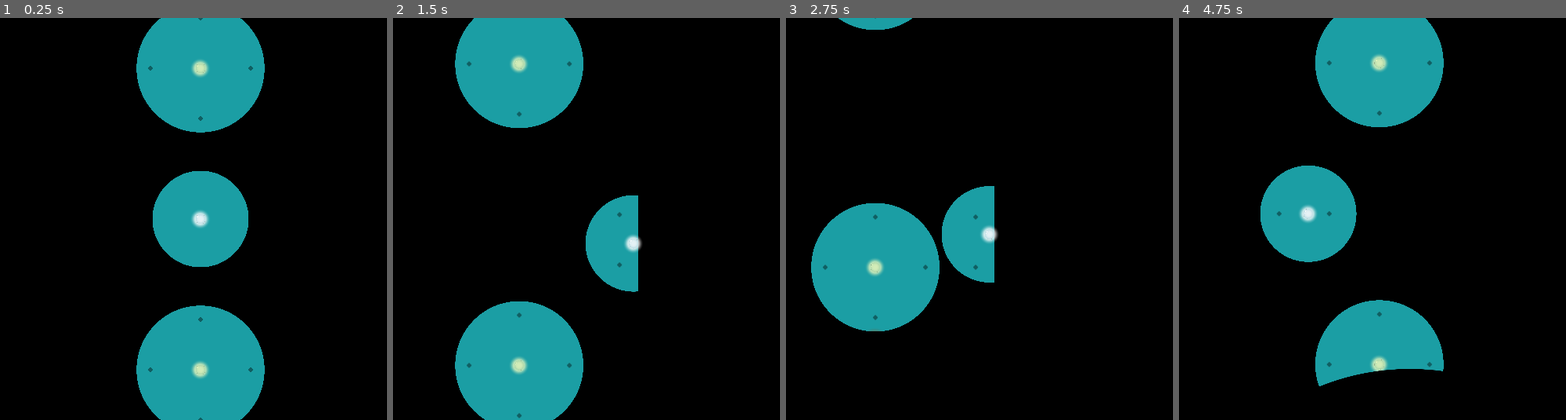
Above: before the commit, frames 1-4 (left to right).
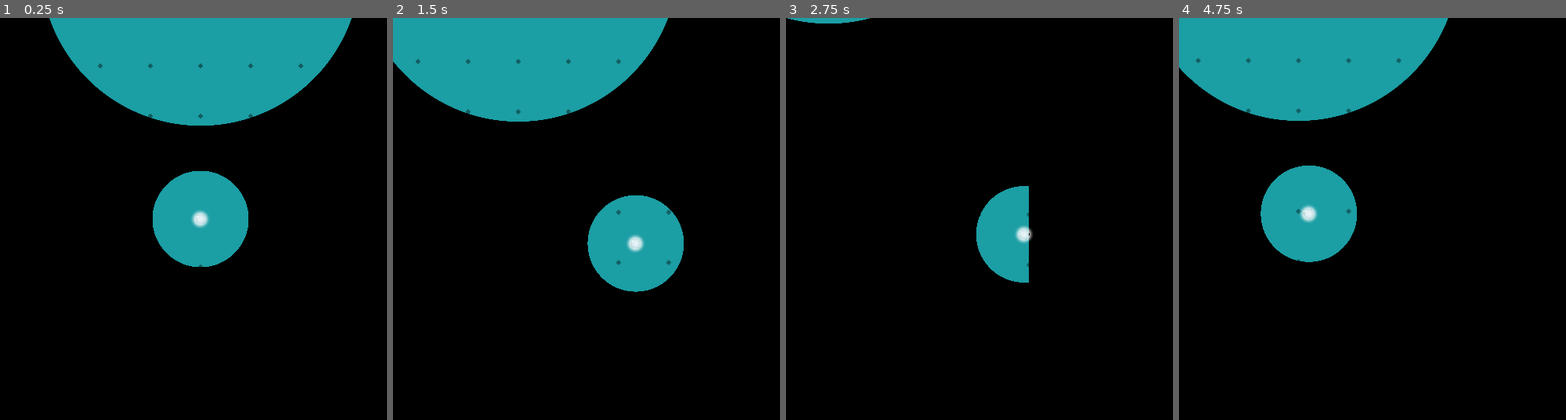
Above: after the commit, the same moments.

Repository: Disablak/Godot-Wild-Jam
Game: Godot game, scene res://Scenes/Main.tscn
Two runs of this game, one before a commit and one after it. Both use one fixed random seed, a clock stepped at 60 frames per second and the inputs below.
Inputs (mouse positions are in pixels of both pictures, inside the frame that each line leads up to):
- Up to frame 1 (0.25 s): no input
- Up to frame 2 (1.5 s): move the mouse to (683, 198) at 0.52 s; hold D (move_right) 0.53-1.28 s; click (683, 198) at 0.67 s; move the mouse to (512, 239) at 1.27 s; hold S (move_down) from 1.28 s (still down)
- Up to frame 3 (2.75 s): move the mouse to (1025, 130) at 2.02 s; release S (move_down) at 2.03 s; hold D (move_right) from 2.03 s (still down)
- Up to frame 4 (4.75 s): move the mouse to (1360, 299) at 2.77 s; release D (move_right) at 2.78 s; hold W (move_up) 2.78-3.53 s; click (1360, 299) at 2.92 s; move the mouse to (1500, 279) at 3.52 s; hold A (move_left) from 3.53 s (still down); move the mouse to (1260, 158) at 4.27 s

The runs differ from the first frame. In frame 1, 16% of the frame differs, in the area x 12-91%, y 0-100%; in frame 2, 18%, in the area x 0-76%, y 0-100%; in frame 3, 13%; in frame 4, 16%.

Commit message:
added level

Diff:
--- a/Scenes/Main.tscn
+++ b/Scenes/Main.tscn
@@ -1,19 +1,18 @@
-[gd_scene load_steps=9 format=2]
+[gd_scene load_steps=8 format=2]
 
-[ext_resource path="res://Scenes/levels/Level1.tscn" type="PackedScene" id=1]
+[ext_resource path="res://Scenes/levels/LevelBasic3.tscn" type="PackedScene" id=1]
 [ext_resource path="res://Scripts/ScenesManager.gd" type="Script" id=2]
-[ext_resource path="res://Scenes/levels/Level0.tscn" type="PackedScene" id=3]
+[ext_resource path="res://Scenes/levels/LevelBasic2.tscn" type="PackedScene" id=3]
 [ext_resource path="res://Scripts/CoinsCounter.gd" type="Script" id=4]
-[ext_resource path="res://Scenes/levels/Level2.tscn" type="PackedScene" id=5]
-[ext_resource path="res://Scenes/levels/LevelVortexTutorial.tscn" type="PackedScene" id=6]
-[ext_resource path="res://Scenes/levels/LevelSpikesTutorial.tscn" type="PackedScene" id=7]
-[ext_resource path="res://Scenes/levels/LevelKeyTutorial.tscn" type="PackedScene" id=8]
+[ext_resource path="res://Scenes/levels/LevelBasic1.tscn" type="PackedScene" id=5]
+[ext_resource path="res://Scenes/levels/LevelBasic4.tscn" type="PackedScene" id=6]
+[ext_resource path="res://Scenes/levels/LevelBasic0.tscn" type="PackedScene" id=7]
 
 [node name="Main" type="Node2D"]
 
 [node name="ScenesManager" type="Node2D" parent="."]
 script = ExtResource( 2 )
-scenesOrder = [ ExtResource( 3 ), ExtResource( 8 ), ExtResource( 7 ), ExtResource( 6 ), ExtResource( 1 ), ExtResource( 5 ) ]
+scenesOrder = [ ExtResource( 7 ), ExtResource( 5 ), ExtResource( 3 ), ExtResource( 1 ), ExtResource( 6 ) ]
 
 [node name="CoinsCounter" type="Node2D" parent="."]
 script = ExtResource( 4 )
--- a/Scenes/levels/LevelBasic0.tscn
+++ b/Scenes/levels/LevelBasic0.tscn
@@ -11,7 +11,7 @@
 visible = true
 
 [node name="Player" parent="." index="4"]
-position = Vector2( 0, 0 )
+position = Vector2( 0, -61 )
 
 [node name="Enemy" parent="." index="5"]
 position = Vector2( 0, 480 )
@@ -21,7 +21,7 @@
 position = Vector2( 0, -736 )
 
 [node name="ShadowCaster" parent="StaticObstacles" index="0" instance=ExtResource( 2 )]
-position = Vector2( -352, -320 )
+position = Vector2( -288, -320 )
 scale = Vector2( 2, 40 )
 
 [node name="ShadowCaster5" parent="StaticObstacles" index="1" instance=ExtResource( 2 )]
@@ -30,11 +30,11 @@
 scale = Vector2( 2, 2 )
 
 [node name="ShadowCaster2" parent="StaticObstacles" index="2" instance=ExtResource( 2 )]
-position = Vector2( 352, -320 )
+position = Vector2( 288, -320 )
 scale = Vector2( 2, 40 )
 
 [node name="ShadowCaster3" parent="StaticObstacles" index="3" instance=ExtResource( 2 )]
-position = Vector2( 0, 352 )
+position = Vector2( 3.63798e-11, 224 )
 rotation = 1.5708
 scale = Vector2( 2, 28 )
 
@@ -48,7 +48,7 @@
 texture_scale = 0.2
 
 [node name="Coin" parent="." index="9" instance=ExtResource( 4 )]
-position = Vector2( 0, 192 )
+position = Vector2( 0, 128 )
 
 [editable path="Finish"]
 [editable path="Finish/OrbSprite"]
--- a/Scenes/levels/LevelBasic1.tscn
+++ b/Scenes/levels/LevelBasic1.tscn
@@ -18,7 +18,7 @@
 movementSpeed = 0.0
 
 [node name="Finish" parent="." index="6"]
-position = Vector2( 128, -256 )
+position = Vector2( 128, -243 )
 
 [node name="ShadowCaster" parent="StaticObstacles" index="0" instance=ExtResource( 2 )]
 position = Vector2( 0, -160 )
@@ -45,7 +45,7 @@
 scale = Vector2( 42, 2 )
 
 [node name="ShadowCaster3" parent="StaticObstacles" index="6" instance=ExtResource( 2 )]
-position = Vector2( 0, -352 )
+position = Vector2( 0, -320 )
 scale = Vector2( 42, 2 )
 
 [node name="ShadowCaster4" parent="StaticObstacles" index="7" instance=ExtResource( 2 )]
@@ -71,7 +71,7 @@
 position = Vector2( 336, -112 )
 
 [node name="Coin" parent="." index="9" instance=ExtResource( 3 )]
-position = Vector2( -128, -256 )
+position = Vector2( -128, -243 )
 
 [editable path="Finish"]
 [editable path="Finish/OrbSprite"]
--- a/Scenes/levels/LevelBasic4.tscn
+++ b/Scenes/levels/LevelBasic4.tscn
@@ -6,6 +6,9 @@
 [ext_resource path="res://Scenes/levels/components/Coin.tscn" type="PackedScene" id=4]
 
 [node name="Level" instance=ExtResource( 3 )]
+
+[node name="Background" parent="." index="1"]
+visible = true
 
 [node name="Player" parent="." index="4"]
 position = Vector2( 256, 192 )
--- /dev/null
+++ b/Scenes/levels/LevelBasic5.tscn
@@ -0,0 +1,218 @@
+[gd_scene load_steps=6 format=2]
+
+[ext_resource path="res://Scenes/levels/components/Light.tscn" type="PackedScene" id=1]
+[ext_resource path="res://Scenes/levels/components/ShadowCastingObstacle.tscn" type="PackedScene" id=2]
+[ext_resource path="res://Scenes/levels/base/LevelBase.tscn" type="PackedScene" id=3]
+[ext_resource path="res://Scenes/levels/components/Coin.tscn" type="PackedScene" id=4]
+[ext_resource path="res://Scenes/levels/components/Key.tscn" type="PackedScene" id=5]
+
+[node name="Level" instance=ExtResource( 3 )]
+
+[node name="Player" parent="." index="4"]
+position = Vector2( 0, 64 )
+
+[node name="Enemy" parent="." index="5"]
+position = Vector2( -1120, -232 )
+scale = Vector2( 4, 4 )
+movementSpeed = 70.0
+size = 4
+
+[node name="Finish" parent="." index="6"]
+position = Vector2( 576, 64 )
+
+[node name="ShadowCaster" parent="StaticObstacles" index="0" instance=ExtResource( 2 )]
+position = Vector2( 140, 160 )
+scale = Vector2( 31.25, 2 )
+
+[node name="ShadowCaster6" parent="StaticObstacles" index="1" instance=ExtResource( 2 )]
+position = Vector2( -278, 608 )
+scale = Vector2( 11.375, 2 )
+
+[node name="ShadowCaster11" parent="StaticObstacles" index="2" instance=ExtResource( 2 )]
+position = Vector2( 623.5, 256 )
+scale = Vector2( 10.4688, 2 )
+
+[node name="ShadowCaster14" parent="StaticObstacles" index="3" instance=ExtResource( 2 )]
+position = Vector2( 581, -128 )
+scale = Vector2( 13.1875, 2 )
+
+[node name="ShadowCaster16" parent="StaticObstacles" index="4" instance=ExtResource( 2 )]
+position = Vector2( 533, -32 )
+scale = Vector2( 8.6875, 2 )
+
+[node name="ShadowCaster3" parent="StaticObstacles" index="5" instance=ExtResource( 2 )]
+position = Vector2( -692, 160 )
+scale = Vector2( 18.75, 2 )
+
+[node name="ShadowCaster4" parent="StaticObstacles" index="6" instance=ExtResource( 2 )]
+position = Vector2( -424, 383.908 )
+rotation = 1.57079
+scale = Vector2( 12.3692, 2 )
+
+[node name="ShadowCaster5" parent="StaticObstacles" index="7" instance=ExtResource( 2 )]
+position = Vector2( -328, 368.358 )
+rotation = 1.57079
+scale = Vector2( 11.0224, 2 )
+
+[node name="ShadowCaster7" parent="StaticObstacles" index="8" instance=ExtResource( 2 )]
+position = Vector2( -232, 402.908 )
+rotation = 1.57079
+scale = Vector2( 11.1817, 2 )
+
+[node name="ShadowCaster8" parent="StaticObstacles" index="9" instance=ExtResource( 2 )]
+position = Vector2( -134.466, 348.859 )
+rotation = 1.57079
+scale = Vector2( 10.1787, 2.09588 )
+
+[node name="ShadowCaster13" parent="StaticObstacles" index="10" instance=ExtResource( 2 )]
+position = Vector2( 760, 64.937 )
+rotation = 1.57079
+scale = Vector2( 11.9414, 2 )
+
+[node name="ShadowCaster12" parent="StaticObstacles" index="11" instance=ExtResource( 2 )]
+position = Vector2( 664, 63.8963 )
+rotation = 1.57079
+scale = Vector2( 8.00648, 2 )
+
+[node name="ShadowCaster15" parent="StaticObstacles" index="12" instance=ExtResource( 2 )]
+position = Vector2( 344, -128 )
+rotation = 1.57079
+scale = Vector2( 8, 2 )
+
+[node name="ShadowCaster17" parent="StaticObstacles" index="13" instance=ExtResource( 2 )]
+position = Vector2( -1000, 72 )
+rotation = 1.57079
+scale = Vector2( 8, 2 )
+
+[node name="ShadowCaster9" parent="StaticObstacles" index="14" instance=ExtResource( 2 )]
+position = Vector2( 127.203, 450.192 )
+rotation = 2.61799
+scale = Vector2( 24.8426, 2 )
+
+[node name="ShadowCaster10" parent="StaticObstacles" index="15" instance=ExtResource( 2 )]
+position = Vector2( 160, 323 )
+rotation = 2.61799
+scale = Vector2( 20.0405, 2.06403 )
+
+[node name="ShadowCaster2" parent="StaticObstacles" index="16" instance=ExtResource( 2 )]
+position = Vector2( -315, -32 )
+scale = Vector2( 43.1875, 2 )
+
+[node name="Light2D" parent="Lights" index="0" instance=ExtResource( 1 )]
+position = Vector2( -704, 64 )
+texture_scale = 0.06
+light_enabled = false
+
+[node name="Light2D5" parent="Lights" index="1" instance=ExtResource( 1 )]
+position = Vector2( -832, 64 )
+texture_scale = 0.06
+light_enabled = false
+
+[node name="Light2D2" parent="Lights" index="2" instance=ExtResource( 1 )]
+position = Vector2( -448, 64 )
+texture_scale = 0.06
+light_enabled = false
+
+[node name="Light2D3" parent="Lights" index="3" instance=ExtResource( 1 )]
+position = Vector2( -320, 64 )
+texture_scale = 0.06
+light_enabled = false
+
+[node name="Light2D4" parent="Lights" index="4" instance=ExtResource( 1 )]
+position = Vector2( -192, 64 )
+texture_scale = 0.06
+light_enabled = false
+
+[node name="Light2D17" parent="Lights" index="5" instance=ExtResource( 1 )]
+position = Vector2( 192, 64 )
+texture_scale = 0.06
+light_enabled = false
+
+[node name="Light2D18" parent="Lights" index="6" instance=ExtResource( 1 )]
+position = Vector2( 320, 64 )
+texture_scale = 0.06
+light_enabled = false
+
+[node name="Light2D19" parent="Lights" index="7" instance=ExtResource( 1 )]
+position = Vector2( 448, 64 )
+texture_scale = 0.06
+light_enabled = false
+
+[node name="Light2D6" parent="Lights" index="8" instance=ExtResource( 1 )]
+position = Vector2( -24, 480 )
+texture_scale = 0.06
+light_enabled = false
+
+[node name="Light2D10" parent="Lights" index="9" instance=ExtResource( 1 )]
+position = Vector2( -376, 206 )
+texture_scale = 0.06
+light_enabled = false
+
+[node name="Light2D7" parent="Lights" index="10" instance=ExtResource( 1 )]
+position = Vector2( 61, 432 )
+texture_scale = 0.06
+light_enabled = false
+
+[node name="Light2D11" parent="Lights" index="11" instance=ExtResource( 1 )]
+position = Vector2( -376, 560 )
+texture_scale = 0.06
+light_enabled = false
+
+[node name="Light2D20" parent="Lights" index="12" instance=ExtResource( 1 )]
+position = Vector2( -280, 560 )
+texture_scale = 0.06
+light_enabled = false
+
+[node name="Light2D8" parent="Lights" index="13" instance=ExtResource( 1 )]
+position = Vector2( 144, 384 )
+texture_scale = 0.06
+light_enabled = false
+
+[node name="Light2D9" parent="Lights" index="14" instance=ExtResource( 1 )]
+position = Vector2( 224, 336 )
+texture_scale = 0.06
+light_enabled = false
+
+[node name="Light2D12" parent="Lights" index="15" instance=ExtResource( 1 )]
+position = Vector2( -184, 512 )
+texture_scale = 0.06
+light_enabled = false
+
+[node name="Light2D13" parent="Lights" index="16" instance=ExtResource( 1 )]
+position = Vector2( 448, 208 )
+texture_scale = 0.06
+light_enabled = false
+
+[node name="Light2D14" parent="Lights" index="17" instance=ExtResource( 1 )]
+position = Vector2( -280, 208 )
+texture_scale = 0.06
+light_enabled = false
+
+[node name="Light2D15" parent="Lights" index="18" instance=ExtResource( 1 )]
+position = Vector2( -184, 208 )
+texture_scale = 0.06
+light_enabled = false
+
+[node name="Light2D16" parent="Lights" index="19" instance=ExtResource( 1 )]
+position = Vector2( 712, 200 )
+texture_scale = 0.06
+light_enabled = false
+
+[node name="Light2D21" parent="Lights" index="20" instance=ExtResource( 1 )]
+position = Vector2( 712, -80 )
+texture_scale = 0.06
+light_enabled = false
+
+[node name="Light2D22" parent="Lights" index="21" instance=ExtResource( 1 )]
+position = Vector2( 392, -80 )
+texture_scale = 0.06
+light_enabled = false
+
+[node name="Key" parent="." index="9" instance=ExtResource( 5 )]
+position = Vector2( -576, 66 )
+
+[node name="Coin" parent="." index="10" instance=ExtResource( 4 )]
+position = Vector2( -165, 544 )
+
+[editable path="Finish"]
+[editable path="Finish/OrbSprite"]
--- a/Scripts/Light.gd
+++ b/Scripts/Light.gd
@@ -14,11 +14,12 @@
 
 func _ready():
 	start_scale = texture_scale
+	$OrbSprite/Spot.material = create_material() if light_enabled else null
 	start_light_distorsion()
 
 
 func destroy_light():
-	if not can_destroy or destroyed:
+	if (not light_enabled) or (not can_destroy) or destroyed:
 		return
 
 	var player = break_sound.instance() as AudioStreamPlayer2D
@@ -34,18 +35,17 @@
 
 
 func init_light():
-	if not destroyed:
-		return
+	destroyed = false
+	$OrbSprite/Spot.visible = true
 
-	enabled = true
-	destroyed = false
-
-	$OrbSprite/Spot.visible = true
+	set_light(true)
 
 
 func set_light(is_enable):
 	light_enabled = is_enable
 	enabled = is_enable
+
+	$OrbSprite/Spot.material = create_material() if is_enable else null
 
 	property_list_changed_notify()
 
@@ -71,3 +71,10 @@
 
 	yield(get_tree().create_timer(tween.get_runtime()), "timeout")
 	start_light_distorsion()
+
+func create_material():
+	var material = CanvasItemMaterial.new()
+	material.blend_mode = CanvasItemMaterial.BLEND_MODE_MIX
+	material.light_mode = CanvasItemMaterial.LIGHT_MODE_UNSHADED
+
+	return material
